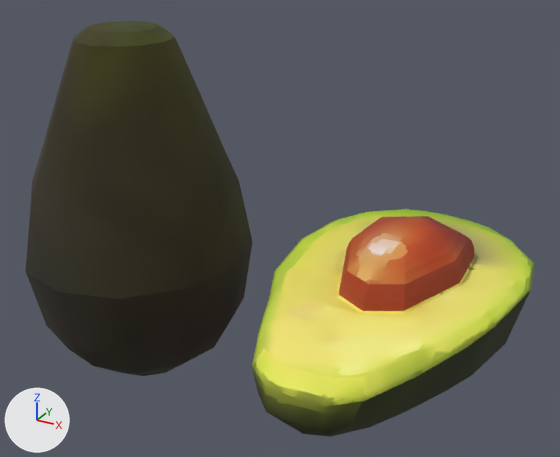
What one commit did to the OBJ model public/assets/models/props/avacado/avacado.obj.
One viewpoint serves both versions: a 50 mm lens placed at (58.9, -70.2, 47.5), pointed at (18.7, 2.8, 11.0). Lighting does not change. The marker at lower left points along +X, +Y and +Z. Where no turn or scale is listed for an object, it has been applied to the vertices.

Names of what the first picture shows: 'avacado'.
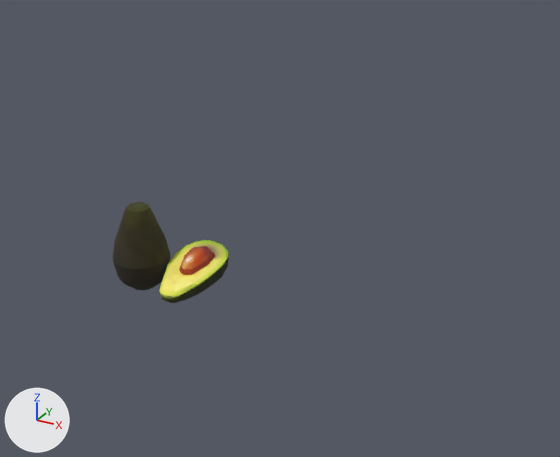
Pixel boxes (x1, y1, x2, y2) of what changed, in the pictures (560 x 457 px; the box of a moved part takes in the faces that stretch with it):
```json
{"object": "avacado", "change": "reshaped", "before": [25, 21, 535, 437], "after": [113, 202, 229, 303], "on screen": "77% narrower, 76% shorter"}
{"part": 1, "of": "me_avacado", "change": "moved or reshaped", "before": [25, 21, 252, 376], "after": [113, 202, 171, 290]}
{"part": 2, "of": "me_avacado", "change": "moved or reshaped", "before": [252, 209, 535, 437], "after": [159, 240, 229, 303]}
```

Edits to the scene script, one JSON object a line:
```json
{"block": "me_avacado", "where": "me_avacado.from_pydata(...)  # 302 vertices, 292 faces; spans x -14.0..46.7, y -20.1..23.8, z -10.3..33.6"}
{"block": "me_avacado", "where": "# used by ob_avacado; location = (0.0, 0.0, 0.0)"}
{"block": "me_avacado", "change": "me_avacado part 1: the loose piece of 109 vertices spanning x -14.0..14.0, y -14.8..14.8, z -10.3..33.6 is scaled about its middle by 0.26, then moved by (0.0, 0.0, -5.9)"}
{"block": "me_avacado", "change": "me_avacado part 2: the loose piece of 193 vertices spanning x 18.6..46.7, y -20.1..23.8, z -7.5..11.7 is turned 13.4 degrees about the x axis through its middle and scaled by 0.26, then moved by (-25.6, -0.6, 0.4)"}
```
